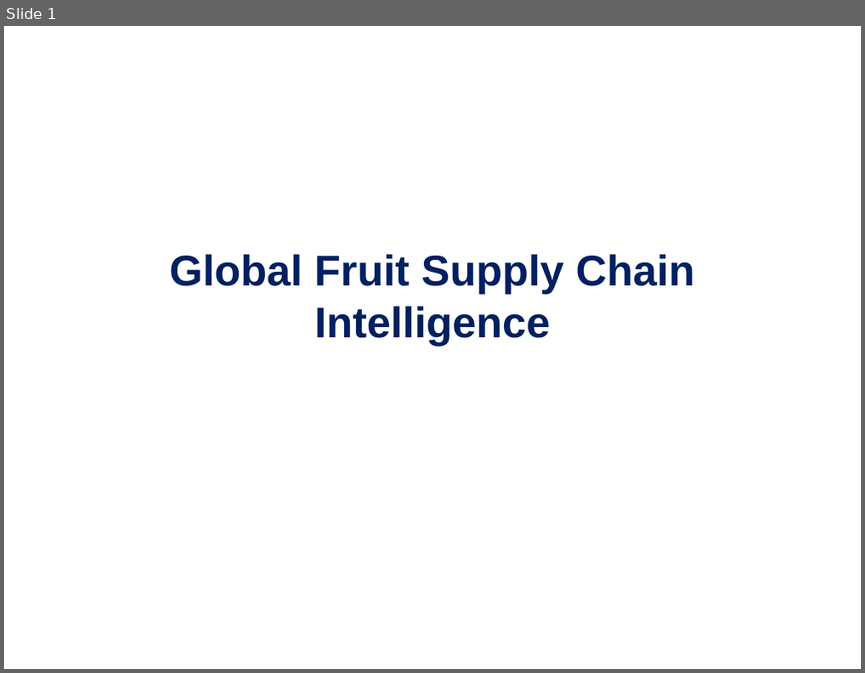
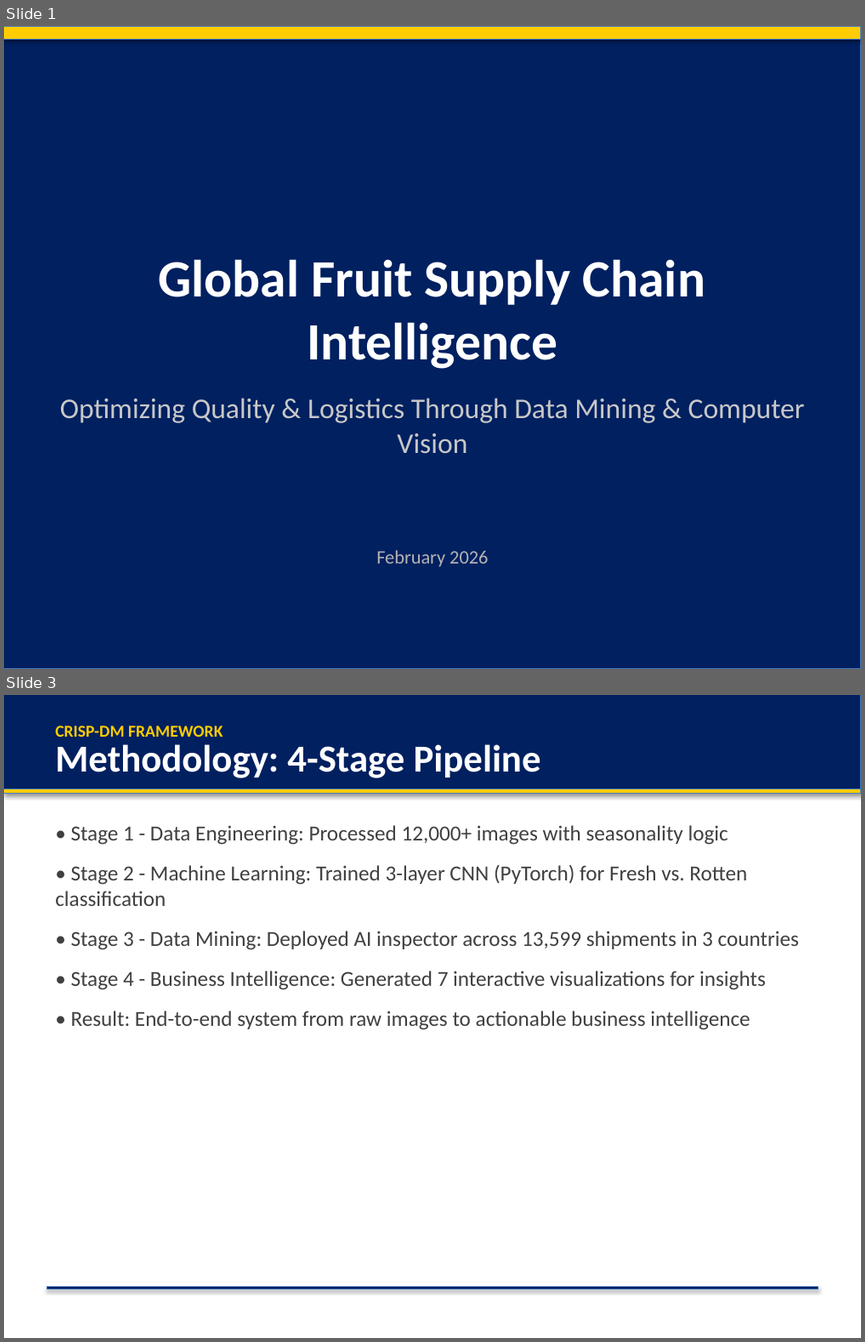
Before and after one commit to HakimiMasstar/data-mining-project, a slide deck: Global_Supply_Chain_Corporate.pptx. Shown one above the other, each under a label of ours: slide 1 before the commit, slides 1 and 3 after it; the slides between them are not shown. The pictures are 865x673 and 865x1342 pixels, drawn with LibreOffice and Linux fonts; fonts in the diff are those of the drawing. Boxes give left, top, right and bottom in pixels: in the first picture for what was removed or moved away, otherwise in the second. Text is boxed around its words. In the diff, an @@ line names an element or a change of style, - is before the commit and + after.

```diff
--- a/Global_Supply_Chain_Corporate.pptx
+++ b/Global_Supply_Chain_Corporate.pptx
@@ slide 3 added at (4,695,861,1338), background #FFFFFF @@
@@ rectangle added at (4,695,861,789), fill #002060, outline #4B7EBC 0.75 pt @@
@@ text added at (55,726,222,737), 14 pt, text #FFCC00, bold @@
+CRISP-DM FRAMEWORK
@@ text added at (55,744,541,778), 32 pt, text #FFFFFF, bold @@
+Methodology: 4-Stage Pipeline
@@ rectangle added at (4,789,861,794), fill #FFCC00, outline #4B7EBC 0.75 pt @@
@@ text added at (55,825,799,1030), 18 pt, text #404040 @@
+• Stage 1 - Data Engineering: Processed 12,000+ images with seasonality logic
+• Stage 2 - Machine Learning: Trained 3-layer CNN (PyTorch) for Fresh vs. Rotten classification
+• Stage 3 - Data Mining: Deployed AI inspector across 13,599 shipments in 3 countries
+• Stage 4 - Business Intelligence: Generated 7 interactive visualizations for insights
+• Result: End-to-end system from raw images to actionable business intelligence
@@ rectangle added at (46,1287,818,1289), fill #002060, outline #4B7EBC 0.75 pt @@
@@ slide 1 changed as well @@
@@ rectangle added at (4,26,861,669), fill #002060, outline #4B7EBC 0.75 pt @@
@@ rectangle added at (4,26,861,39), fill #FFCC00, outline #4B7EBC 0.75 pt @@
@@ text "Global Fruit Supply Chain Intelligence": place and size @@
-text "Global Fruit Supply Chain Intelligence" at (170,254,695,346)
+text "Global Fruit Supply Chain Intelligence" at (158,259,705,369)
@@ text "Global Fruit Supply Chain Intelligence" at (158,259,705,369): size 36 to 44 pt, font Arial to Calibri, text colour #002060 to #FFFFFF; vertical alignment middle to top @@
@@ text added at (60,397,805,454), 24 pt, text #C8C8C8 @@
+Optimizing Quality & Logistics Through Data Mining & Computer Vision
@@ text added at (376,550,488,567), 16 pt, text #B4B4B4 @@
+February 2026
```
Also in this commit, not shown: 1 other slide changed, 7 other slides added, 8 slides removed, 3 other files.
